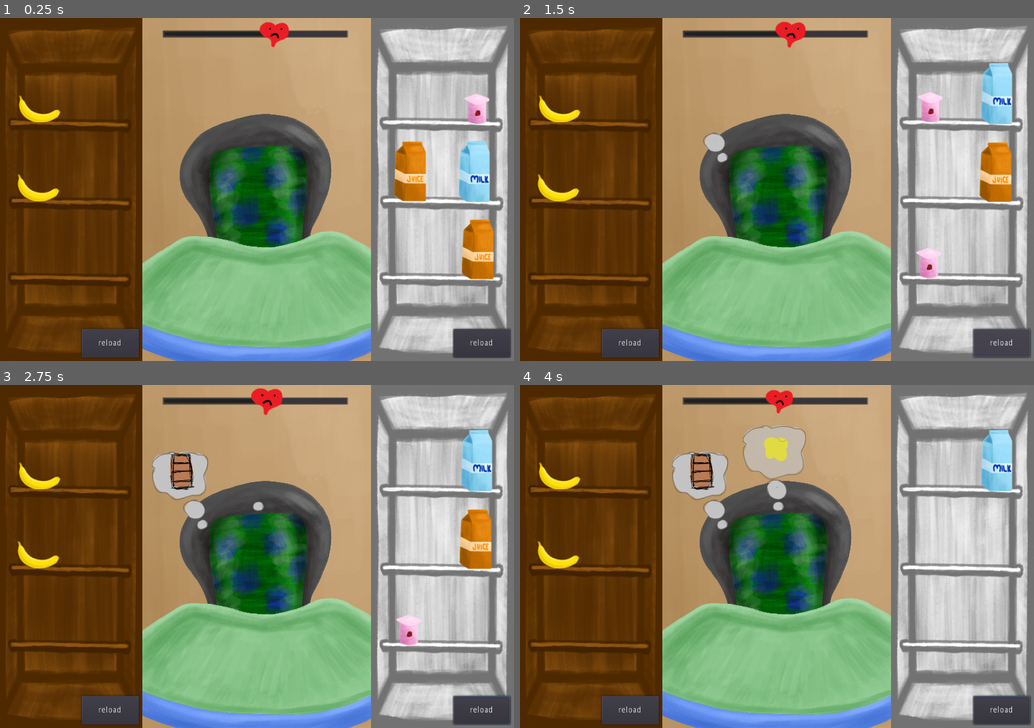
Above: before the commit, frames 1-4 (two rows, left to right).
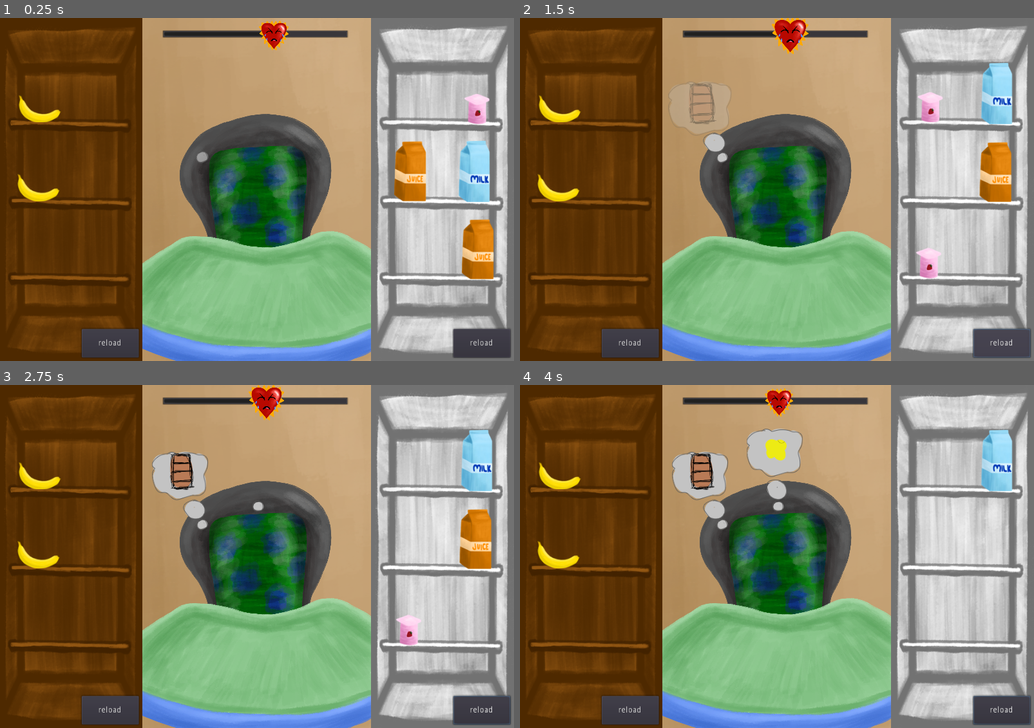
Above: after the commit, the same moments.

Repository: metcalf-putnam/famJam2021
Game: Godot game, scene res://base_scene/base.tscn
Two runs of this game, one before a commit and one after it. Both use one fixed random seed, a clock stepped at 60 frames per second and the inputs below.
Inputs (mouse positions are in pixels of both pictures, inside the frame that each line leads up to):
- Up to frame 1 (0.25 s): no input
- Up to frame 2 (1.5 s): move the mouse to (998, 93) at 0.52 s; click (998, 93) at 0.67 s; click "reload" at 1.25 s
- Up to frame 3 (2.75 s): move the mouse to (411, 460) at 2.02 s; click (411, 460) at 2.17 s
- Up to frame 4 (4 s): move the mouse to (998, 539) at 2.77 s; click (998, 539) at 2.92 s; move the mouse to (931, 614) at 3.52 s; click (931, 614) at 3.67 s

The runs differ from the first frame. In frame 1, 0.4% of the frame differs, in the area x 38-57%, y 0-43%; in frame 2, 1.6%; in frame 3, 0.5%; in frame 4, 1.8%, in the area x 43-56%, y 0-28%.

Commit message:
adding sounds

Diff:
--- a/base_scene/base.gd
+++ b/base_scene/base.gd
@@ -3,6 +3,12 @@
 
 # Called when the node enters the scene tree for the first time.
 func _ready():
+	initialize_kitchen()
+	refresh_objects()
+	EventHub.connect("food_clicked", self, "_on_food_clicked")
+
+
+func initialize_kitchen():
 	for food in FoodDic.foods:
 		if food["food_holder"] == "fridge":
 			$fridge.add_food_type(food["name"], load(food["sprite_path"]))
@@ -10,10 +16,13 @@
 			$pantry.add_food_type(food["name"], load(food["sprite_path"]))
 		else:
 			print("error: no food holder assigned for: ", food["name"])
-	refresh()
 
 
-func refresh():
+func refresh_objects():
 	$Baby.pick_food()
 	$fridge.reload()
 	$pantry.reload()
+
+
+func _on_food_clicked(_food_name):
+	$FoodClicked.play()
--- a/base_scene/base.tscn
+++ b/base_scene/base.tscn
@@ -8,6 +8,7 @@
 [ext_resource path="res://food/food.tscn" type="PackedScene" id=6]
 [ext_resource path="res://meter/meter.tscn" type="PackedScene" id=7]
 [ext_resource path="res://backgrounds/background.png" type="Texture" id=8]
+[ext_resource path="res://sounds/food_apple_drop_onto_fruit_in_bowl_001.wav" type="AudioStream" id=9]
 
 [node name="Base" type="Node2D"]
 script = ExtResource( 5 )
@@ -38,3 +39,7 @@
 margin_top = 21.1821
 margin_right = 610.43
 margin_bottom = 35.1821
+
+[node name="FoodClicked" type="AudioStreamPlayer" parent="."]
+stream = ExtResource( 9 )
+volume_db = -10.0
--- a/food/food.gd
+++ b/food/food.gd
@@ -17,6 +17,7 @@
 
 func _on_food_mouse_entered():
 	scale_sprite(max_scale)
+	$Hover.play()
 
 
 func _on_food_mouse_exited():
@@ -28,6 +29,7 @@
 	if event.button_index != BUTTON_LEFT: return
 	if not event.is_pressed(): return
 
+	$Click.play()
 	EventHub.emit_signal("food_clicked", food_name)
 	queue_free()
 
--- a/food/food.tscn
+++ b/food/food.tscn
@@ -1,7 +1,9 @@
-[gd_scene load_steps=4 format=2]
+[gd_scene load_steps=6 format=2]
 
 [ext_resource path="res://food/juice.png" type="Texture" id=1]
 [ext_resource path="res://food/food.gd" type="Script" id=2]
+[ext_resource path="res://sounds/hover_shortened.wav" type="AudioStream" id=3]
+[ext_resource path="res://sounds/food_apple_drop_onto_fruit_in_bowl_001.wav" type="AudioStream" id=4]
 
 [sub_resource type="RectangleShape2D" id=1]
 extents = Vector2( 39.6581, 53.6872 )
@@ -16,6 +18,13 @@
 [node name="Sprite" type="Sprite" parent="."]
 position = Vector2( 0, -57.826 )
 texture = ExtResource( 1 )
+
+[node name="Hover" type="AudioStreamPlayer" parent="."]
+stream = ExtResource( 3 )
+volume_db = -10.0
+
+[node name="Click" type="AudioStreamPlayer" parent="."]
+stream = ExtResource( 4 )
 [connection signal="input_event" from="." to="." method="_on_food_input_event"]
 [connection signal="mouse_entered" from="." to="." method="_on_food_mouse_entered"]
 [connection signal="mouse_exited" from="." to="." method="_on_food_mouse_exited"]
--- a/meter/meter.gd
+++ b/meter/meter.gd
@@ -1,7 +1,7 @@
 extends ProgressBar
-var happy_heart = preload("res://meter/prog_art_heart.png")
-var upset_heart = preload("res://meter/prog_art_heart_upset.png")
-var mad_heart = preload("res://meter/prog_art_heart_mad.png")
+var happy_heart = preload("res://meter/hearthappy.png")
+var upset_heart = preload("res://meter/heartupset.png")
+var mad_heart = preload("res://meter/heartangry.png")
 
 var upset_limit := 75.0
 var mad_limit := 40.0
--- a/meter/meter.tscn
+++ b/meter/meter.tscn
@@ -1,7 +1,8 @@
-[gd_scene load_steps=4 format=2]
+[gd_scene load_steps=5 format=2]
 
 [ext_resource path="res://meter/meter.gd" type="Script" id=1]
-[ext_resource path="res://meter/prog_art_heart.png" type="Texture" id=2]
+[ext_resource path="res://meter/heartupset.png" type="Texture" id=2]
+[ext_resource path="res://sounds/zapsplat_human_heartbeat_single_26493.wav" type="AudioStream" id=3]
 
 [sub_resource type="Animation" id=1]
 resource_name = "beat"
@@ -13,10 +14,10 @@
 tracks/0/imported = false
 tracks/0/enabled = true
 tracks/0/keys = {
-"times": PoolRealArray( 0, 0.1, 0.6, 0.8 ),
+"times": PoolRealArray( 0, 0.2, 0.4, 0.5 ),
 "transitions": PoolRealArray( 1, 1, 1, 1 ),
 "update": 0,
-"values": [ Vector2( 1, 1 ), Vector2( 1.15, 1.15 ), Vector2( 1, 1 ), Vector2( 1.3, 1.3 ) ]
+"values": [ Vector2( 0.25, 0.25 ), Vector2( 0.35, 0.35 ), Vector2( 0.25, 0.25 ), Vector2( 0.3, 0.3 ) ]
 }
 tracks/1/type = "method"
 tracks/1/path = NodePath(".")
@@ -25,12 +26,26 @@
 tracks/1/imported = false
 tracks/1/enabled = true
 tracks/1/keys = {
-"times": PoolRealArray( 0.7 ),
+"times": PoolRealArray( 0.1 ),
 "transitions": PoolRealArray( 1 ),
 "values": [ {
 "args": [  ],
 "method": "beat"
 } ]
+}
+tracks/2/type = "audio"
+tracks/2/path = NodePath("Heartbeat")
+tracks/2/interp = 1
+tracks/2/loop_wrap = true
+tracks/2/imported = false
+tracks/2/enabled = true
+tracks/2/keys = {
+"clips": [ {
+"end_offset": 0.0,
+"start_offset": 0.0,
+"stream": ExtResource( 3 )
+} ],
+"times": PoolRealArray( 0 )
 }
 
 [node name="ProgressBar" type="ProgressBar"]
@@ -48,8 +63,13 @@
 
 [node name="Heart" type="Sprite" parent="."]
 position = Vector2( 166.28, 9.52441 )
+scale = Vector2( 0.25, 0.25 )
 texture = ExtResource( 2 )
 
 [node name="AnimationPlayer" type="AnimationPlayer" parent="."]
 autoplay = "beat"
 anims/beat = SubResource( 1 )
+
+[node name="Heartbeat" type="AudioStreamPlayer" parent="."]
+stream = ExtResource( 3 )
+volume_db = -10.0
Not shown: 1 places in base_scene/base.tscn that only renumber resources
Binary file added: meter/heartangry.png
Not shown, changed: meter/heartangry.png.import
Binary file added: meter/hearthappy.png
Not shown, changed: meter/hearthappy.png.import
Binary file added: meter/heartupset.png
Not shown, changed: meter/heartupset.png.import
Binary file removed: meter/prog_art_heart.png
Binary file removed: meter/prog_art_heart_mad.png
Binary file removed: meter/prog_art_heart_upset.png
Not shown, added: sounds/398711__inspectorj__water-swirl-small-5.wav.import
Not shown, added: sounds/488381__wobesound__uihover1.wav.import
(and 14 more such lines)
